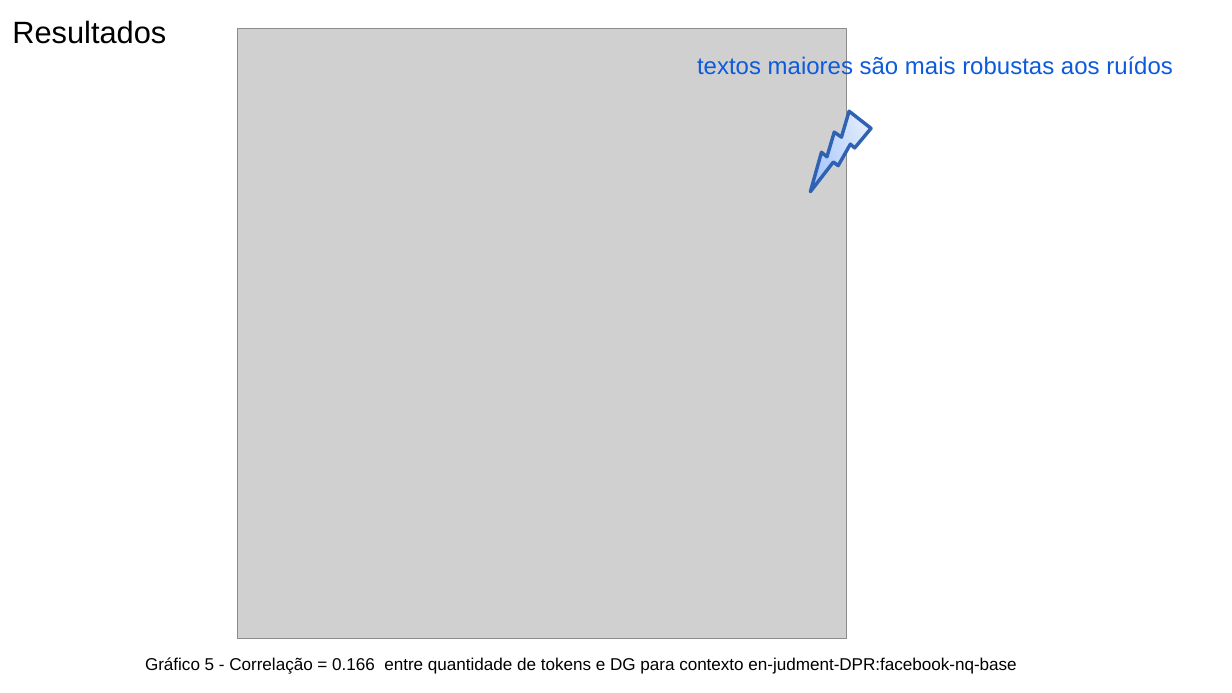
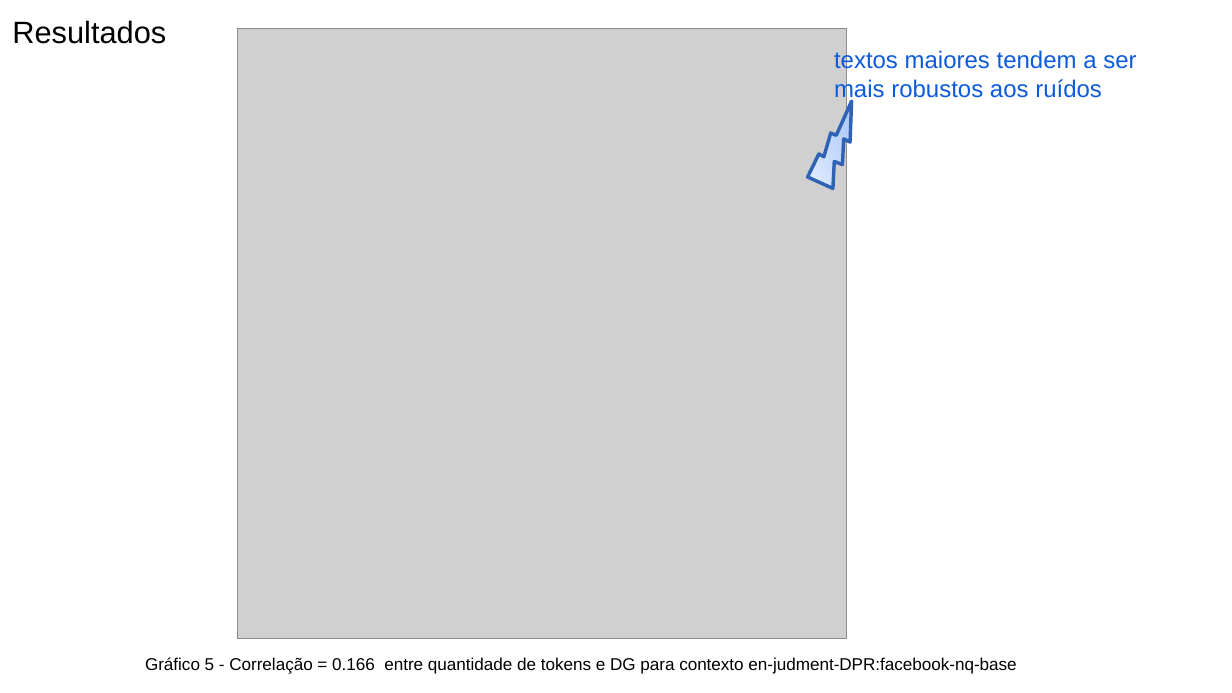
Before and after one commit to leonardo3108/robustez-query, a slide deck: slide 11 of docs/presentations/Apresentação final - 20211209.pptx. Drawn at 1232x693 pixels with LibreOffice and Linux fonts; fonts in the diff are those of the drawing; grey boxes stand for pictures. Boxes give left, top, right and bottom in pixels: in the first picture for what was removed or moved away, otherwise in the second. Text is boxed around its words. In the diff, an @@ line names an element or a change of style, - is before the commit and + after.

Commit message:
apresentação final

```diff
--- a/docs/presentations/Apresentação final - 20211209.pptx
+++ b/docs/presentations/Apresentação final - 20211209.pptx
@@ text at (x1=834, y1=49, x2=1136, y2=103): text changed @@
-textos maiores são mais robustas aos ruídos
+textos maiores tendem a ser
+mais robustos aos ruídos
@@ lightning bolt at (x1=787, y1=101, x2=886, y2=197): rotation 68 to 235 degrees @@
```
Also in this commit, not shown: 7 other slides changed.
